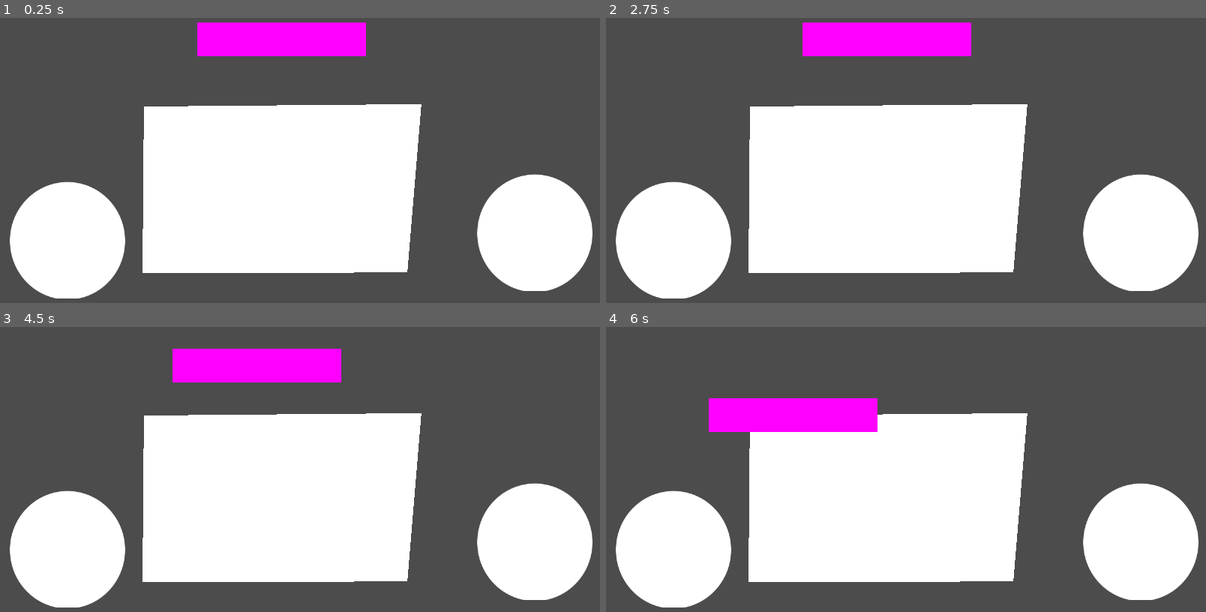
Above: before the commit, frames 1-4 (two rows, left to right).
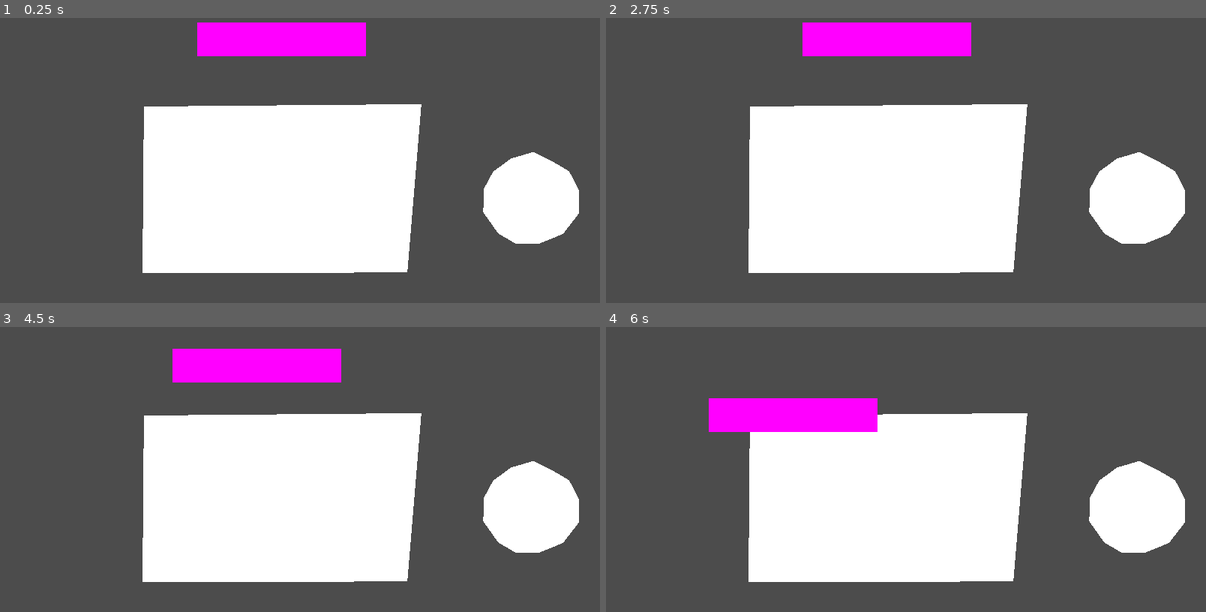
Above: after the commit, the same moments.

Repository: RaccoonHandsProductions/CanningSeason
Game: Godot game, scene res://PrepStation/PrepStation.tscn
The game is run twice, just before and just after one commit, with the same random seed, the same clock (stepped at 60 frames per second) and the same inputs. This scene is started directly instead of the project's main scene.
Inputs (mouse positions are in pixels of both pictures, inside the frame that each line leads up to):
- Up to frame 1 (0.25 s): no input
- Up to frame 2 (2.75 s): tap Enter at 0.5, 2 s; drag from (672, 240) to (1140, 231) at 0.52 s; tap Space at 1.25 s; drag from (1140, 231) to (672, 240) at 1.27 s; move the mouse to (888, 37) at 2.02 s; click (888, 37) at 2.17 s
- Up to frame 3 (4.5 s): tap Space at 2.75 s; drag from (216, 346) to (534, 540) at 2.77 s; drag from (498, 498) to (66, 549) at 3.52 s; tap Enter at 4.25 s; drag from (282, 346) to (210, 401) at 4.27 s
- Up to frame 4 (6 s): move the mouse to (864, 389) at 5.02 s; click (864, 389) at 5.17 s; tap Space at 5.75 s; drag from (954, 346) to (672, 549) at 5.77 s

The runs differ from the first frame. In frame 1, 11% of the frame differs, in the area x 1-99%, y 47-99%; in frame 2, 11%; in frame 3, 11%; in frame 4, 11%.

Commit message:
Made last piece stay when dropped above NewBowl

Diff:
--- a/project/PrepStation/CarrotPiece/CarrotPiece.gd
+++ b/project/PrepStation/CarrotPiece/CarrotPiece.gd
@@ -1,18 +1,17 @@
 extends KinematicBody2D
 
-signal dropped
+signal touched
 
 var _rect_size
 
-var _is_draggable
-var _is_being_dragged
+var is_draggable
 
 var _is_frond = false
 
 var _mouse_pos
 
 func _ready():
-	_is_draggable = true
+	is_draggable = false
 	_rect_size = $CollisionShape2D.shape.extents
 
 func _draw():
@@ -20,11 +19,6 @@
 	draw_rect(
 		Rect2( -(_rect_size), 2*(_rect_size) ),
 		Color.magenta)
-
-func _physics_process(_delta):
-	if _is_being_dragged:
-		_mouse_pos = get_global_mouse_position()
-		self.global_position = Vector2(_mouse_pos.x, _mouse_pos.y)
 
 
 func _split() ->void:
--- a/project/PrepStation/PrepStation.gd
+++ b/project/PrepStation/PrepStation.gd
@@ -10,7 +10,6 @@
 export var piece_float_animation_duration := 0.2
 
 
-
 enum _State {
 	AWAITING_CARROT_TOUCH,
 	DRAGGING_CARROT,
@@ -18,6 +17,7 @@
 	AWAITING_KNIFE_CHOP,
 
 	AWAITING_PIECE_TOUCH,
+	DRAGGING_PIECE,
 	PIECE_FLOATING_HOME,
 	ALL_PIECES_PLACED
 }
@@ -26,11 +26,12 @@
 var current_cut_piece
 var piece_home_pos
 
+var _new_bowl_polygon : PoolVector2Array
 
 # Called when the node enters the scene tree for the first time.
 func _ready():
-	pass
-
+	for point in $NewBowl.polygon:
+		_new_bowl_polygon.append(point + $NewBowl.position)
 
 
 func _input(event):
@@ -57,28 +58,21 @@
 						Tween.TRANS_QUAD, Tween.EASE_IN)
 						# warning-ignore:return_value_discarded
 						tween.start()
-		_State.AWAITING_PIECE_TOUCH:
+		_State.DRAGGING_PIECE:
 			if event is InputEventMouseMotion:
 				current_cut_piece.position += event.relative
 			elif event is InputEventMouseButton and not event.is_pressed():
-				#var above_board := Geometry.is_point_in_polygon($Carrot/CarrotPiece0.position, $NewCuttingBoard.polygon)
-				#if above_board:
-					#_animate_Knife_to_next_chop_point(knife_chop_transition_animation_duration)
-					#_set_state(_State.ALL_PIECES_PLACED)
-				#else:
-				_set_state(_State.PIECE_FLOATING_HOME)
-				var tween := Tween.new()
-				add_child(tween)
-				# warning-ignore:return_value_discarded
-				tween.connect("tween_completed", self, "_set_state_to_awaiting_carrot_touch")
-				# warning-ignore:return_value_discarded
-				tween.interpolate_property(
-					current_cut_piece, "position",
-					current_cut_piece.position, piece_home_pos,
-					piece_float_animation_duration,
-				Tween.TRANS_QUAD, Tween.EASE_IN)
-				# warning-ignore:return_value_discarded
-				tween.start()
+				print('Piece: ' + str(current_cut_piece.position))
+				print('Summed: ' + str(current_cut_piece.position + $Carrot.position))
+				var above_bowl := Geometry.is_point_in_polygon(
+					current_cut_piece.position+$Carrot.position,_new_bowl_polygon)
+				print(str(above_bowl))
+				if above_bowl:
+					_set_state(_State.ALL_PIECES_PLACED)
+				else:
+					_set_state(_State.PIECE_FLOATING_HOME)
+					_animate_CarrotPiece_to_home(piece_float_animation_duration)
+
 
 # Because this is bound to tween_completed, we have to have two arguments
 # that are ignored.
@@ -91,7 +85,7 @@
 	var next_pos :Vector2= $Carrot.position + $Carrot.current_chop_point_pos
 	add_child(tween)
 	# warning-ignore:return_value_discarded
-	tween.connect("tween_completed", self, "_on_Tween_tween_completed")
+	tween.connect("tween_completed", self, "_on_Knife_tween_completed")
 	# warning-ignore:return_value_discarded
 	tween.interpolate_property(
 		$Knife, "position",
@@ -101,7 +95,7 @@
 	tween.start()
 
 
-func _on_Tween_tween_completed(_a, _b):
+func _on_Knife_tween_completed(_a, _b):
 	$Knife.tappable = true
 
 
@@ -126,7 +120,7 @@
 	var next_pos :Vector2= $KnifeOffScreenPos.position
 	add_child(tween)
 # warning-ignore:return_value_discarded
-	tween.connect("tween_completed", self, "_on_Tween_tween_completed")
+	tween.connect("tween_completed", self, "_on_Knife_tween_completed")
 # warning-ignore:return_value_discarded
 	tween.interpolate_property(
 		$Knife, "position",
@@ -135,8 +129,23 @@
 # warning-ignore:return_value_discarded
 	tween.start()
 
+func _animate_CarrotPiece_to_home(duration:float):
+	var tween := Tween.new()
+	var next_pos :Vector2= piece_home_pos
+	add_child(tween)
+	# warning-ignore:return_value_discarded
+	tween.connect("tween_completed", self, "_on_CarrotPiece_tween_completed")
+	# warning-ignore:return_value_discarded
+	tween.interpolate_property(
+		current_cut_piece, "position",
+		current_cut_piece.position, next_pos, duration,
+		Tween.TRANS_QUAD, Tween.EASE_IN)
+	# warning-ignore:return_value_discarded
+	tween.start()
 
-
+func _on_CarrotPiece_tween_completed(_a, _b):
+	current_cut_piece.is_draggable = true
+	_set_state(_State.AWAITING_PIECE_TOUCH)
 
 func _set_state(new_state)->void:
 	_state = new_state
@@ -148,6 +157,13 @@
 			_set_state(_State.DRAGGING_CARROT)
 
 
+func _on_CarrotPiece_touched(piece:Node2D):
+	match _state:
+		_State.AWAITING_PIECE_TOUCH:
+			_set_state(_State.DRAGGING_PIECE)
+
+
 func _on_Carrot_piece_made(piece:Node2D) -> void:
 	current_cut_piece = piece
 	piece_home_pos = current_cut_piece.position
+	current_cut_piece.connect("touched", self, "_on_CarrotPiece_touched", [current_cut_piece])
--- a/project/PrepStation/PrepStation.tscn
+++ b/project/PrepStation/PrepStation.tscn
@@ -13,14 +13,20 @@
 [node name="NewCuttingBoard" type="Polygon2D" parent="."]
 polygon = PoolVector2Array( 307, 232, 899, 227, 869, 586, 304, 588 )
 
+[node name="NewBowl" type="Polygon2D" parent="."]
+position = Vector2( -5, 178 )
+polygon = PoolVector2Array( 1143, 151, 1095, 165, 1057, 193, 1037, 230, 1036, 280, 1068, 325, 1104, 346, 1157, 346, 1206, 326, 1241, 281, 1240, 232, 1219, 192, 1185, 172 )
+
 [node name="CuttingBoard" parent="." instance=ExtResource( 3 )]
 visible = false
 position = Vector2( 659, 515 )
 
 [node name="CompostBowl" parent="." instance=ExtResource( 1 )]
+visible = false
 position = Vector2( 145, 517 )
 
 [node name="DoneBowl" parent="." instance=ExtResource( 2 )]
+visible = false
 position = Vector2( 1142, 501 )
 
 [node name="Carrot" parent="." instance=ExtResource( 6 )]
